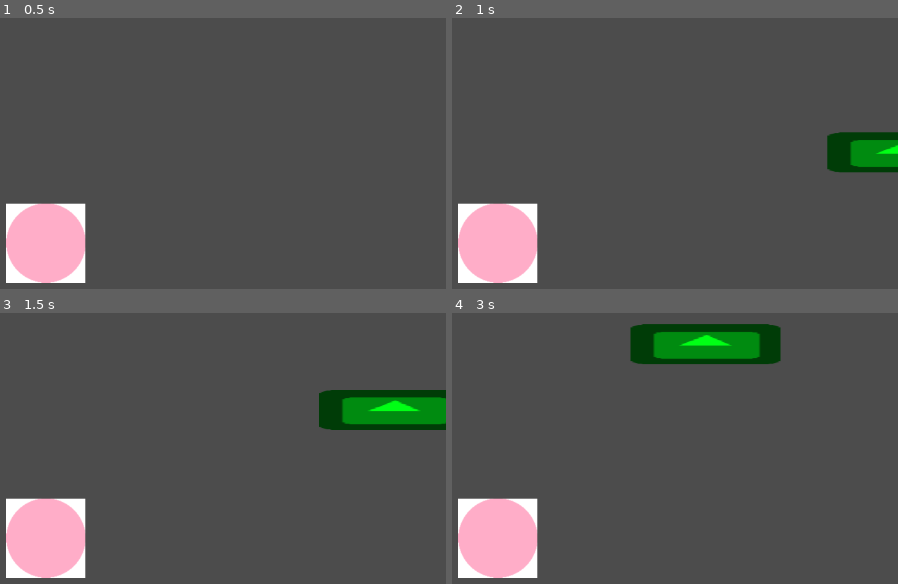
Above: before the commit, frames 1-4 (two rows, left to right).
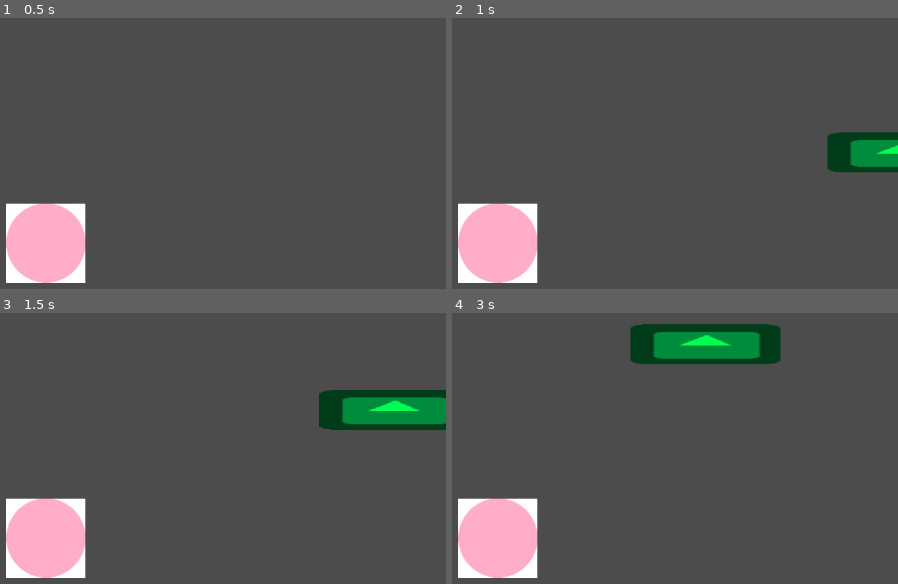
Above: after the commit, the same moments.

Repository: mapedorr/AquiMeBajoYo
Game: Godot game, scene res://scenarios/Trasnsmi.tscn
Same seed, same stepped clock (60 frames per second), same inputs: the game is played once before the commit and once after it. Before the commit the project has no main scene; this scene is started directly in both runs. The engine's default icon, where the game draws it, is replaced by a stand-in: a white triangle on a blue panel in a dark square.
Inputs:
- Up to frame 1 (0.5 s): no input
- Up to frame 2 (1 s): tap Enter at 0.5 s; hold Right (ui_right) from 0.53 s (still down)
- Up to frame 3 (1.5 s): release Right (ui_right) at 1.28 s; hold Down (ui_down) from 1.28 s (still down)
- Up to frame 4 (3 s): release Down (ui_down) at 2.03 s; hold Right (ui_right) 2.03-2.78 s; hold Up (ui_up) from 2.78 s (still down)

Frame 1 is identical in both runs. In frame 2, 1.1% of the frame differs, in the area x 89-100%, y 45-55%; in frame 3, 2.4%, in the area x 76-100%, y 30-42%; in frame 4, 2.4%.

Commit message:
Bus target emits a signal when collided

Diff:
--- a/project.godot
+++ b/project.godot
@@ -16,6 +16,7 @@
 [application]
 
 config/name="AquiMeBajo"
+run/main_scene="res://scenarios/Trasnsmi.tscn"
 config/icon="res://icon.png"
 
 [display]
@@ -23,6 +24,37 @@
 window/size/width=1280
 window/size/height=720
 
+[input]
+
+ui_left={
+"deadzone": 0.5,
+"events": [ Object(InputEventKey,"resource_local_to_scene":false,"resource_name":"","device":0,"alt":false,"shift":false,"control":false,"meta":false,"command":false,"pressed":false,"scancode":16777231,"unicode":0,"echo":false,"script":null)
+, Object(InputEventJoypadButton,"resource_local_to_scene":false,"resource_name":"","device":0,"button_index":14,"pressure":0.0,"pressed":false,"script":null)
+, Object(InputEventKey,"resource_local_to_scene":false,"resource_name":"","device":0,"alt":false,"shift":false,"control":false,"meta":false,"command":false,"pressed":false,"scancode":65,"unicode":0,"echo":false,"script":null)
+ ]
+}
+ui_right={
+"deadzone": 0.5,
+"events": [ Object(InputEventKey,"resource_local_to_scene":false,"resource_name":"","device":0,"alt":false,"shift":false,"control":false,"meta":false,"command":false,"pressed":false,"scancode":16777233,"unicode":0,"echo":false,"script":null)
+, Object(InputEventJoypadButton,"resource_local_to_scene":false,"resource_name":"","device":0,"button_index":15,"pressure":0.0,"pressed":false,"script":null)
+, Object(InputEventKey,"resource_local_to_scene":false,"resource_name":"","device":0,"alt":false,"shift":false,"control":false,"meta":false,"command":false,"pressed":false,"scancode":68,"unicode":0,"echo":false,"script":null)
+ ]
+}
+ui_up={
+"deadzone": 0.5,
+"events": [ Object(InputEventKey,"resource_local_to_scene":false,"resource_name":"","device":0,"alt":false,"shift":false,"control":false,"meta":false,"command":false,"pressed":false,"scancode":16777232,"unicode":0,"echo":false,"script":null)
+, Object(InputEventJoypadButton,"resource_local_to_scene":false,"resource_name":"","device":0,"button_index":12,"pressure":0.0,"pressed":false,"script":null)
+, Object(InputEventKey,"resource_local_to_scene":false,"resource_name":"","device":0,"alt":false,"shift":false,"control":false,"meta":false,"command":false,"pressed":false,"scancode":87,"unicode":0,"echo":false,"script":null)
+ ]
+}
+ui_down={
+"deadzone": 0.5,
+"events": [ Object(InputEventKey,"resource_local_to_scene":false,"resource_name":"","device":0,"alt":false,"shift":false,"control":false,"meta":false,"command":false,"pressed":false,"scancode":16777234,"unicode":0,"echo":false,"script":null)
+, Object(InputEventJoypadButton,"resource_local_to_scene":false,"resource_name":"","device":0,"button_index":13,"pressure":0.0,"pressed":false,"script":null)
+, Object(InputEventKey,"resource_local_to_scene":false,"resource_name":"","device":0,"alt":false,"shift":false,"control":false,"meta":false,"command":false,"pressed":false,"scancode":83,"unicode":0,"echo":false,"script":null)
+ ]
+}
+
 [rendering]
 
 environment/default_environment="res://default_env.tres"
--- a/scenarios/Bus.tscn
+++ b/scenarios/Bus.tscn
@@ -1,23 +1,28 @@
-[gd_scene load_steps=3 format=2]
+[gd_scene load_steps=4 format=2]
 
-[ext_resource path="res://icon.png" type="Texture" id=1]
-[ext_resource path="res://scenarios/scripts/Spawn.gd" type="Script" id=2]
+[ext_resource path="res://scenarios/scripts/Bus.gd" type="Script" id=1]
+[ext_resource path="res://icon.png" type="Texture" id=2]
+
+[sub_resource type="RectangleShape2D" id=1]
+extents = Vector2( 30.2439, 20 )
 
 [node name="Bus" type="Node2D"]
+script = ExtResource( 1 )
 
 [node name="Spawn" type="Sprite" parent="."]
 modulate = Color( 1, 0.74902, 0, 1 )
 position = Vector2( 254.142, 184.16 )
-texture = ExtResource( 1 )
-script = ExtResource( 2 )
+texture = ExtResource( 2 )
 
 [node name="Target" type="Sprite" parent="."]
 editor/display_folded = true
-modulate = Color( 0, 1, 0.0862745, 1 )
+modulate = Color( 0, 1, 0.320313, 1 )
 position = Vector2( 1036.21, 39.2876 )
 scale = Vector2( 3.76241, 1 )
-texture = ExtResource( 1 )
+texture = ExtResource( 2 )
 
 [node name="Area2D" type="Area2D" parent="Target"]
 
 [node name="CollisionShape2D" type="CollisionShape2D" parent="Target/Area2D"]
+position = Vector2( 0, -9.2876 )
+shape = SubResource( 1 )
--- a/scenarios/Trasnsmi.gd
+++ b/scenarios/Trasnsmi.gd
@@ -7,3 +7,8 @@
 # Called when the node enters the scene tree for the first time.
 func _ready():
 	$Animal.position = $Bus/Spawn.get_position()
+	$Bus.connect("exit_entered", self, "finish_level")
+
+func finish_level(body):
+	if body.name == "Animal":
+		print("Level finished!")
--- /dev/null
+++ b/scenarios/scripts/Bus.gd
@@ -0,0 +1,11 @@
+extends Node2D
+
+signal exit_entered
+
+# Called when the node enters the scene tree for the first time.
+func _ready():
+	$Spawn.hide()
+	$Target/Area2D.connect("body_entered", self, "target_entered")
+
+func target_entered(body):
+	emit_signal("exit_entered", body)
--- a/scenarios/scripts/Spawn.gd
+++ /dev/null
@@ -1,7 +0,0 @@
-extends Sprite
-
-# Called when the node enters the scene tree for the first time.
-func _ready():
-	# Set the player position here
-	#$"../../Player".position = get_position()
-	self.hide()
